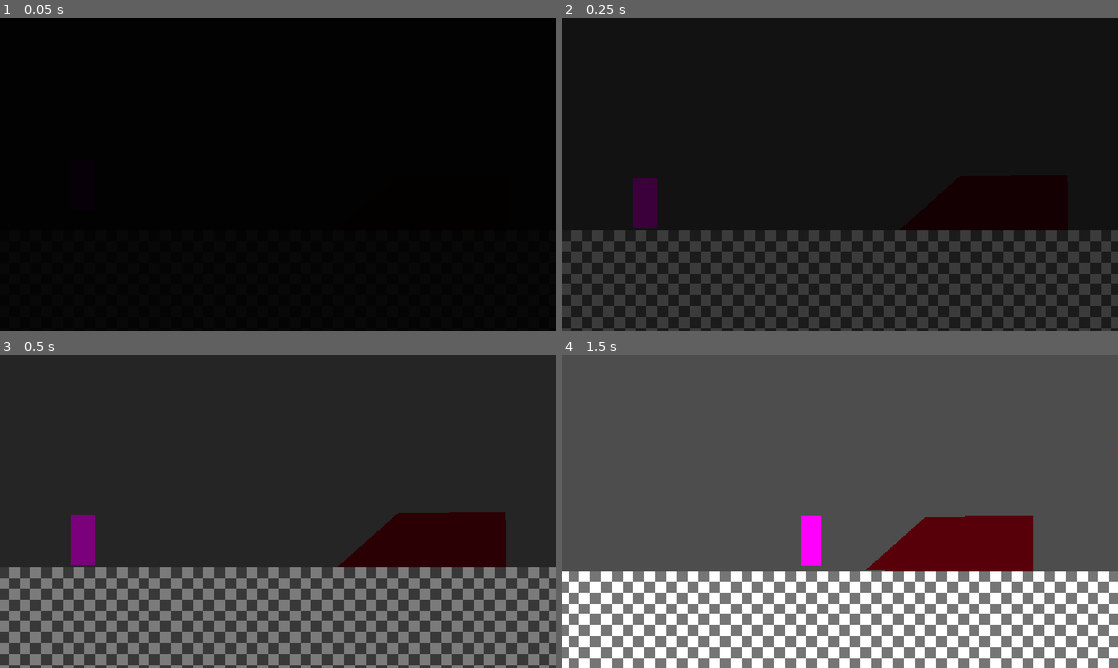
Above: before the commit, frames 1-4 (two rows, left to right).
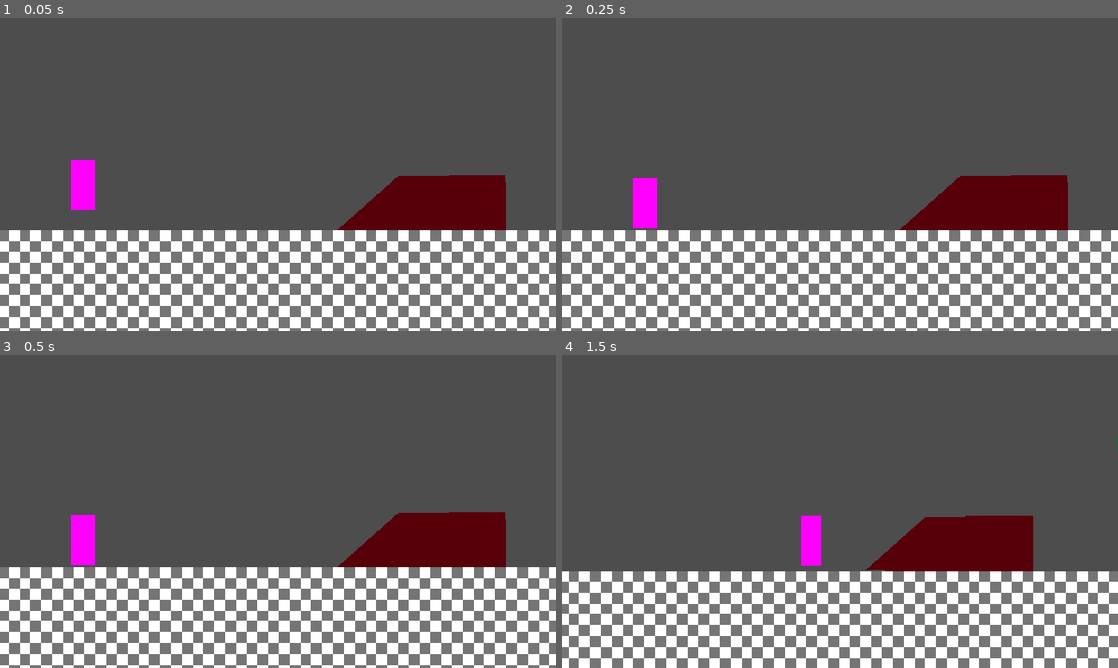
Above: after the commit, the same moments.

Repository: jaytheoff/Jean-Junior-s-Uglyduck
Game: Godot game, scene res://Scenes/Prologue/Traffic Game.tscn
The game is run twice, just before and just after one commit, with the same random seed, the same clock (stepped at 60 frames per second) and the same inputs. This scene is started directly instead of the project's main scene.
Inputs:
- Up to frame 1 (0.05 s): no input
- Up to frame 2 (0.25 s): no input
- Up to frame 3 (0.5 s): no input
- Up to frame 4 (1.5 s): hold Z (Accept) 0.53-1.28 s; hold Right (Right) from 0.53 s (still down); tap Up (Jump) at 0.77 s; tap Shift (Dash) at 1.35 s

The runs differ from the first frame. In frame 1, 100% of the frame differs, in the area x 0-100%, y 0-100%; in frame 2, 100%; in frame 3, 100%; in frame 4, nothing differs.

Commit message:
[2025-12-31] Final Update for 2025
-Added Casino
With some gambling minigames
only one has been finished and this good progress for 2025 and yeah!

Diff:
--- /dev/null
+++ b/Scenes/Casino/casino.tscn
@@ -0,0 +1,62 @@
+[gd_scene load_steps=7 format=3 uid="uid://c2lrr7gfenpcb"]
+
+[ext_resource type="Script" uid="uid://bfd3xuitxpk5s" path="res://Scripts/casino_game.gd" id="1_lnixx"]
+[ext_resource type="Script" uid="uid://bal2nnlakntgw" path="res://Scripts/slot_machine.gd" id="2_a7spw"]
+[ext_resource type="FontFile" uid="uid://brxd6h13my1ky" path="res://Fonts/Born2bSportyV2.ttf" id="3_ioq3x"]
+
+[sub_resource type="PlaceholderTexture2D" id="PlaceholderTexture2D_a7spw"]
+
+[sub_resource type="PlaceholderTexture2D" id="PlaceholderTexture2D_lnixx"]
+
+[sub_resource type="LabelSettings" id="LabelSettings_mucla"]
+font = ExtResource("3_ioq3x")
+font_size = 48
+
+[node name="Casino" type="Node2D"]
+script = ExtResource("1_lnixx")
+
+[node name="Slot Machine" type="Node2D" parent="."]
+position = Vector2(976, -251)
+script = ExtResource("2_a7spw")
+
+[node name="Machine" type="Sprite2D" parent="Slot Machine"]
+modulate = Color(0.2159017, 0.21590173, 0.2159017, 1)
+position = Vector2(-4.5, -2.5)
+scale = Vector2(978.99994, 801)
+texture = SubResource("PlaceholderTexture2D_a7spw")
+
+[node name="Slot1" type="Sprite2D" parent="Slot Machine"]
+position = Vector2(-290.625, 1.625)
+scale = Vector2(230.75, 351.24997)
+texture = SubResource("PlaceholderTexture2D_lnixx")
+
+[node name="Slot2" type="Sprite2D" parent="Slot Machine"]
+position = Vector2(1.375, 1.625)
+scale = Vector2(230.75, 351.24997)
+texture = SubResource("PlaceholderTexture2D_lnixx")
+
+[node name="Slot3" type="Sprite2D" parent="Slot Machine"]
+position = Vector2(301.375, 1.625)
+scale = Vector2(230.75, 351.24997)
+texture = SubResource("PlaceholderTexture2D_lnixx")
+
+[node name="Gamble" type="Button" parent="Slot Machine"]
+offset_left = -138.0
+offset_top = 237.0
+offset_right = -42.0
+offset_bottom = 268.0
+scale = Vector2(3, 3)
+text = "GAMBLE!!!!!"
+
+[node name="Camera2D" type="Camera2D" parent="."]
+position = Vector2(979, -204)
+
+[node name="CanvasLayer" type="CanvasLayer" parent="."]
+
+[node name="Money Display" type="Label" parent="CanvasLayer"]
+offset_right = 40.0
+offset_bottom = 23.0
+text = "Your MoneY:"
+label_settings = SubResource("LabelSettings_mucla")
+
+[connection signal="pressed" from="Slot Machine/Gamble" to="Slot Machine" method="_on_gamble_pressed"]
--- /dev/null
+++ b/Scenes/Map.tscn
@@ -0,0 +1,6 @@
+[gd_scene format=3 uid="uid://byf3vgnvncvx6"]
+
+[node name="Map" type="Node2D"]
+
+[node name="Camera2D" type="Camera2D" parent="."]
+zoom = Vector2(3, 3)
--- a/Scenes/Prologue/Traffic Game.tscn
+++ b/Scenes/Prologue/Traffic Game.tscn
@@ -126,6 +126,7 @@
 process_mode = 3
 
 [node name="Fade" type="ColorRect" parent="CanvasLayer"]
+visible = false
 z_index = 4
 offset_right = 1151.0
 offset_bottom = 649.0
--- /dev/null
+++ b/Scripts/Global/Global_Player_Variables.gd
@@ -0,0 +1,43 @@
+extends Node
+
+var money: float = 25.00
+var luck: float = 0.5
+var charisma: float = 0.5
+
+# Casino Variables
+var casino_unlocked: bool = false
+
+#Checking if you unlocked Casino Yet
+var casino_games_unlocked: Dictionary = {
+	"slot_machine": false,
+	"blackjack": false,
+	"poker": false,
+	"roulette": false,
+}
+
+# able to track casino game statistics
+# Just in Case i forget how to update tables, here is an example:
+# Global_Player_Variables.casino_game_stats["slot_machine"]["games_played"] += 1
+
+var casino_game_stats: Dictionary = {
+	"slot_machine": {
+		"games_played": 0,
+		"total_won": 0.0,
+		"total_lost": 0.0,
+	},
+	"blackjack": {
+		"games_played": 0,
+		"total_won": 0.0,
+		"total_lost": 0.0,
+	},
+	"poker": {
+		"games_played": 0,
+		"total_won": 0.0,
+		"total_lost": 0.0,
+	},
+	"roulette": {
+		"games_played": 0,
+		"total_won": 0.0,
+		"total_lost": 0.0,
+	},
+}
--- /dev/null
+++ b/Scripts/casino_game.gd
@@ -0,0 +1,11 @@
+extends Node2D
+
+
+# Called when the node enters the scene tree for the first time.
+func _ready() -> void:
+	pass # Replace with function body.
+
+
+# Called every frame. 'delta' is the elapsed time since the previous frame.
+func _process(delta: float) -> void:
+	$"CanvasLayer/Money Display".text = "Your Money: $" + str(Global_Player_Variables.money)
--- /dev/null
+++ b/Scripts/slot_machine.gd
@@ -0,0 +1,65 @@
+extends Node2D
+
+var random:= RandomNumberGenerator.new()
+enum Symbols {
+	CHERRY,
+	LEMON,
+	ORANGE
+}
+
+# Called when the node enters the scene tree for the first time.
+func _ready() -> void:
+	pass # Replace with function body.
+
+# Called every frame. 'delta' is the elapsed time since the previous frame.
+func _process(delta: float) -> void:
+	pass
+
+#this function will spin the reels and then like return the results
+func spin_reels() -> Array:
+	var results := []
+	for i in range(3):
+		var symbol := random.randi_range(0, 2) # Assuming 6 symbols
+		results.append(symbol)
+	evaluate_spin(results)
+	return results
+
+#this one checks the results of the spin and returns rewards
+func evaluate_spin(results: Array) -> int:
+	#checks if all three symbols match, Just incase i get confused 0 is cherry, 1 is lemon, 2 is orange
+	if results[0] == results[1] and results[1] == results[2] and results[0] == results[2]:
+		#adds one game played
+		Global_Player_Variables.casino_game_stats["slot_machine"]["games_played"] += 1
+		#adds one win
+		Global_Player_Variables.casino_game_stats["slot_machine"]["total_won"] += 1
+		#adds 100 dollars to your money
+		Global_Player_Variables.money += 50.0
+		print("Jackpot! You won 50!")
+		return 100 # Jackpot
+
+	elif results[0] == results[1] or results[1] == results[2] or results[0] == results[2]:
+		#adds one game played
+		Global_Player_Variables.casino_game_stats["slot_machine"]["games_played"] += 1
+		#adds one win
+		Global_Player_Variables.casino_game_stats["slot_machine"]["total_won"] += 1
+		#gives you 20 dollars
+		Global_Player_Variables.money += 10.0
+		print("You won a small prize!, added 10 to your money")
+		return 20 # Small win
+	else:
+		print("You Lost your money lol")
+		return 0 # No win
+
+
+func _on_gamble_pressed() -> void:
+	if Global_Player_Variables.money < 10.0:
+		print("Not enough money to play!")
+		return
+	else:
+		Global_Player_Variables.money -= 10.0
+		Global_Player_Variables.casino_game_stats["slot_machine"]["games_played"] += 1
+		random.randomize()
+		spin_reels()
+		$Gamble.disabled = true
+		await get_tree().create_timer(5.0).timeout
+		$Gamble.disabled = false
--- a/project.godot
+++ b/project.godot
@@ -17,6 +17,10 @@
 boot_splash/bg_color=Color(0, 0, 0, 1)
 boot_splash/image="uid://bu4455b0enxp3"
 config/icon="uid://bodf1e3t2hss3"
+
+[autoload]
+
+Global_Player_Variables="*res://Scripts/Global/Global_Player_Variables.gd"
 
 [display]
 
